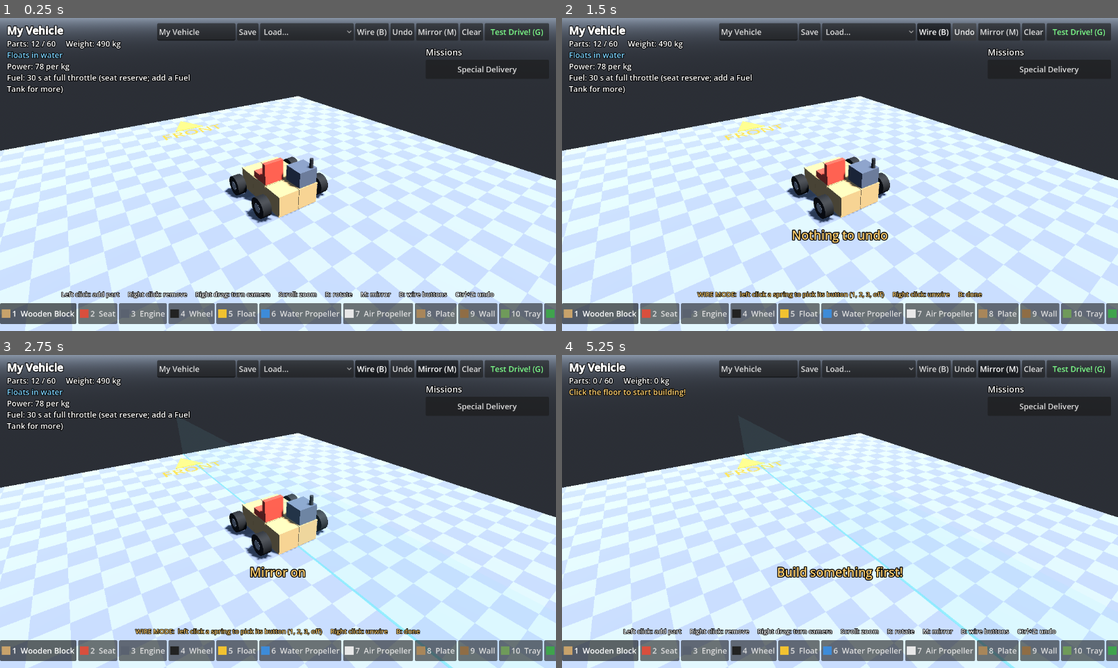
Above: before the commit, frames 1-4 (two rows, left to right).
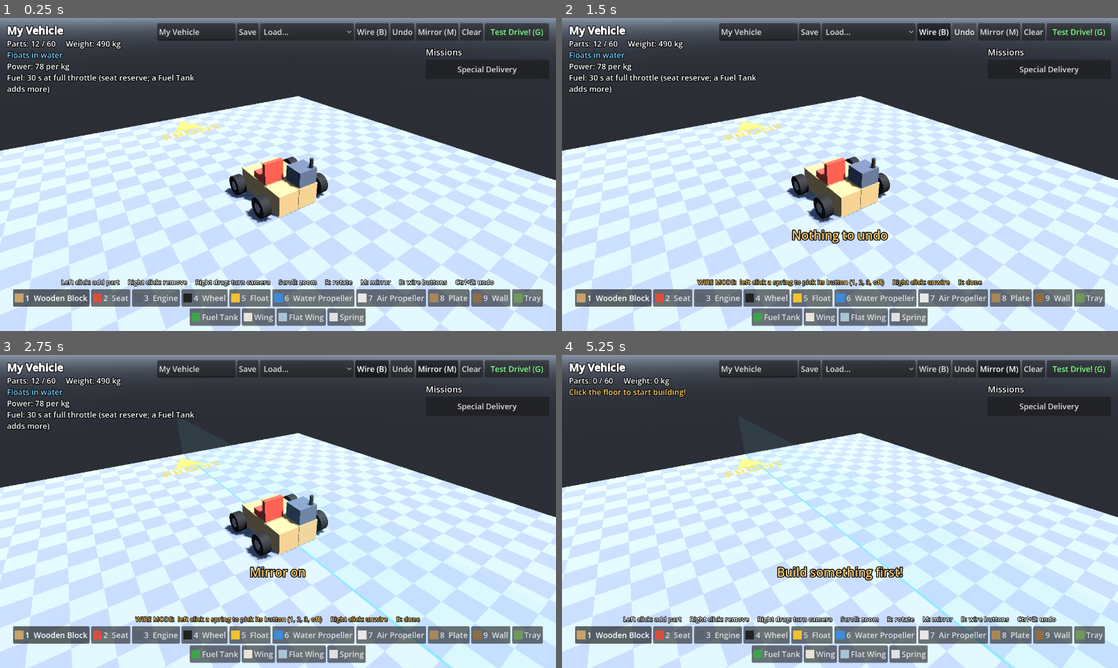
Above: after the commit, the same moments.

Repository: aaronrsiphone/Bodgeworks
Game: Godot game, scene res://garage/garage.tscn
Two runs of this game, one before a commit and one after it. Both use one fixed random seed, a clock stepped at 60 frames per second and the inputs below.
Inputs:
- Up to frame 1 (0.25 s): no input
- Up to frame 2 (1.5 s): click "Wire (B)" at 0.5 s; click "Undo" at 1.25 s
- Up to frame 3 (2.75 s): click "Mirror (M)" at 2 s
- Up to frame 4 (5.25 s): click "Clear" at 2.75 s; click "Test Drive! (G)" at 3.5 s; click "Special Delivery" at 4.25 s; click "1 Wooden Block" at 5 s

The runs differ from the first frame. In frame 1, 10% of the frame differs, in the area x 0-100%, y 17-99%; in frame 2, 9.9%; in frame 3, 9.9%; in frame 4, 9.9%.

Commit message:
Garage: part bar wraps onto more rows so all 15 parts fit
With every PR merged there are 15 parts, and the one-row bar ran off the
right edge of a 1280-wide screen: Fuel Tank, Wing, Flat Wing and Spring
couldn't be picked. The bar is now a flow container that grows upwards,
with the help line above it. Only the first nine parts show a number,
since keys 1-9 are the only shortcuts.

Co-Authored-By: Claude Opus 5.5 <noreply@anthropic.com>
Claude-Session: https://claude.ai/code/session_01DJFnQNx9qN2LcSBCKbHWnp

Diff:
--- a/garage/garage.gd
+++ b/garage/garage.gd
@@ -566,7 +566,7 @@
 		var f := Vehicle.fuel_for(defs)
 		var secs := Vehicle.fuel_seconds(f.capacity, f.use)
 		if f.use > 0.0:
-			t += "Fuel: %d s at full throttle%s\n" % [roundi(secs), "" if f.tanks > 0 else " (seat reserve; add a Fuel Tank for more)"]
+			t += "Fuel: %d s at full throttle%s\n" % [roundi(secs), "" if f.tanks > 0 else " (seat reserve; a Fuel Tank adds more)"]
 		if not count.has("wheel") and not count.has("thrust"):
 			t += "[color=#ff8080]No wheels or propellers: it can't move![/color]\n"
 		if count.has("unwired"):
@@ -663,38 +663,49 @@
 				b.icon = _medal_icon(Game.TIER_COLORS[best.tier])
 
 	# Bottom: one button per part.
-	var bar := HBoxContainer.new()
+	# Bottom of the screen: the help line, then the part buttons. The buttons wrap
+	# onto more rows when there are too many for one, and the whole box grows
+	# upwards, so every part stays on screen however many parts.json has.
+	var bottom := VBoxContainer.new()
+	bottom.mouse_filter = Control.MOUSE_FILTER_IGNORE
+	bottom.anchor_top = 1.0
+	bottom.anchor_bottom = 1.0
+	bottom.anchor_right = 1.0
+	bottom.offset_left = 8
+	bottom.offset_right = -8
+	bottom.offset_top = -12
+	bottom.offset_bottom = -12
+	bottom.grow_vertical = Control.GROW_DIRECTION_BEGIN
+	bottom.add_theme_constant_override("separation", 6)
+	ui.add_child(bottom)
+	var bar := HFlowContainer.new()
 	bar.mouse_filter = Control.MOUSE_FILTER_IGNORE
-	bar.alignment = BoxContainer.ALIGNMENT_CENTER
-	bar.anchor_top = 1.0
-	bar.anchor_bottom = 1.0
-	bar.anchor_right = 1.0
-	bar.offset_top = -64
-	bar.offset_bottom = -16
-	ui.add_child(bar)
+	bar.alignment = FlowContainer.ALIGNMENT_CENTER
+	bar.add_theme_constant_override("h_separation", 4)
+	bar.add_theme_constant_override("v_separation", 4)
 	for i in part_ids.size():
 		var id := part_ids[i]
 		var def := PartCatalog.get_part(id)
-		var b := _button(bar, "%d  %s" % [i + 1, def.get("name", id)], _select.bind(id))
+		# Keys 1-9 pick the first nine parts; the rest are click-only, so no number.
+		var label: String = def.get("name", id)
+		if i < 9:
+			label = "%d  %s" % [i + 1, label]
+		var b := _button(bar, label, _select.bind(id))
 		b.toggle_mode = true
 		b.icon = PartVisuals.icon(def)
-		b.custom_minimum_size.y = 44
+		b.custom_minimum_size.y = 40
 		_part_buttons[id] = b
 
 	var help := Label.new()
 	_help = help
 	help.text = _help_text()
 	help.mouse_filter = Control.MOUSE_FILTER_IGNORE
-	help.anchor_top = 1.0
-	help.anchor_bottom = 1.0
-	help.anchor_right = 1.0
-	help.offset_top = -96
-	help.offset_bottom = -70
 	help.horizontal_alignment = HORIZONTAL_ALIGNMENT_CENTER
 	help.add_theme_font_size_override("font_size", 15)
 	help.add_theme_constant_override("outline_size", 5)
 	help.add_theme_color_override("font_outline_color", Color.BLACK)
-	ui.add_child(help)
+	bottom.add_child(help)
+	bottom.add_child(bar) # after the help line, so the buttons sit at the very bottom
 
 	_toast = Label.new()
 	_toast.mouse_filter = Control.MOUSE_FILTER_IGNORE
